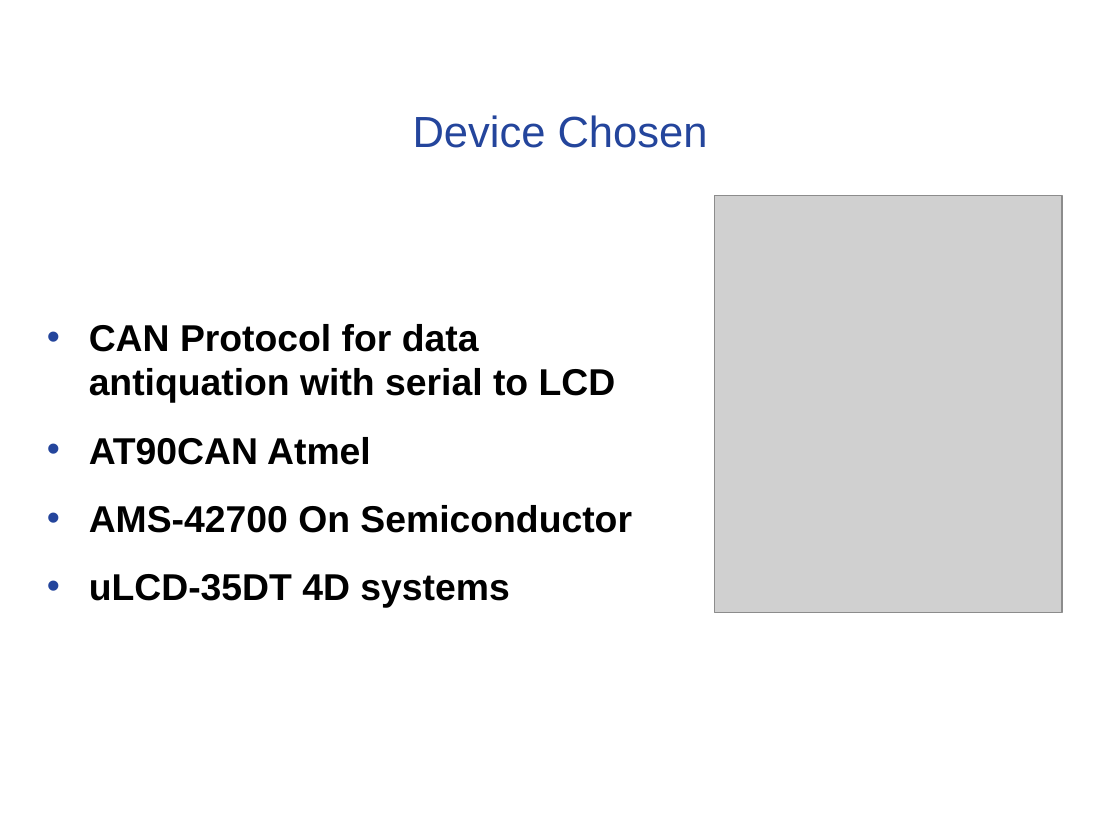
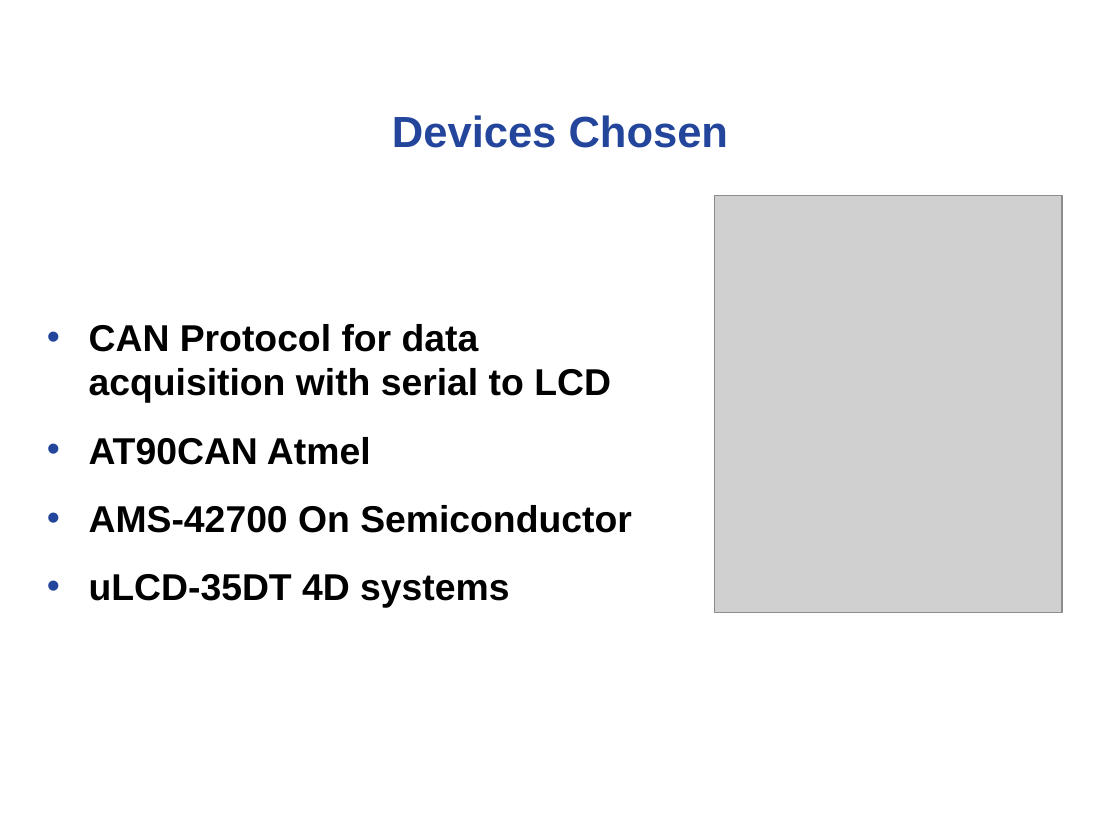
Before and after one commit to noahterickson/DigitalDash, a slide deck: slide 3 of Proposal/Project Proposal.ppt. Drawn at 1120x840 pixels with LibreOffice and Linux fonts; fonts in the diff are those of the drawing; grey boxes stand for pictures; background and template pictures are left out. Boxes give left, top, right and bottom in pixels: in the first picture for what was removed or moved away, otherwise in the second. Text is boxed around its words. In the diff, an @@ line names an element or a change of style, - is before the commit and + after.

```diff
--- a/Proposal/Project Proposal.ppt
+++ b/Proposal/Project Proposal.ppt
@@ text at bbox=[392, 115, 728, 148]: text changed; bold on @@
-Device Chosen
+Devices Chosen
@@ text at bbox=[89, 324, 611, 403]: text changed @@
-• CAN Protocol for data antiquation with serial to LCD
+• CAN Protocol for data acquisition with serial to LCD
```
Also in this commit, not shown: 9 other slides changed, 2 slides added, 2 slides removed.
